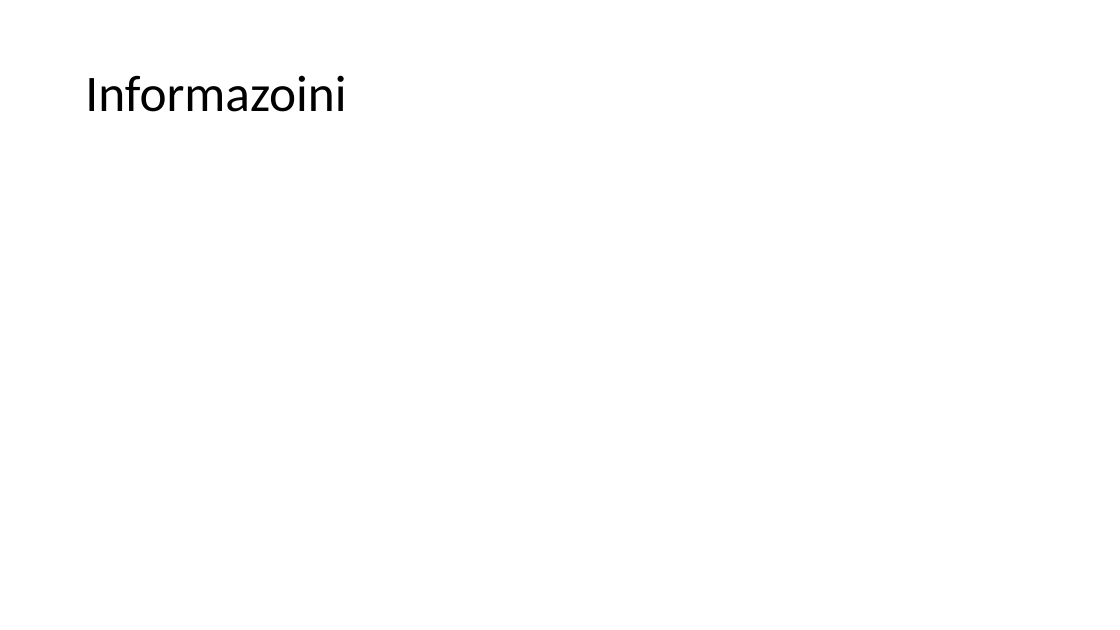
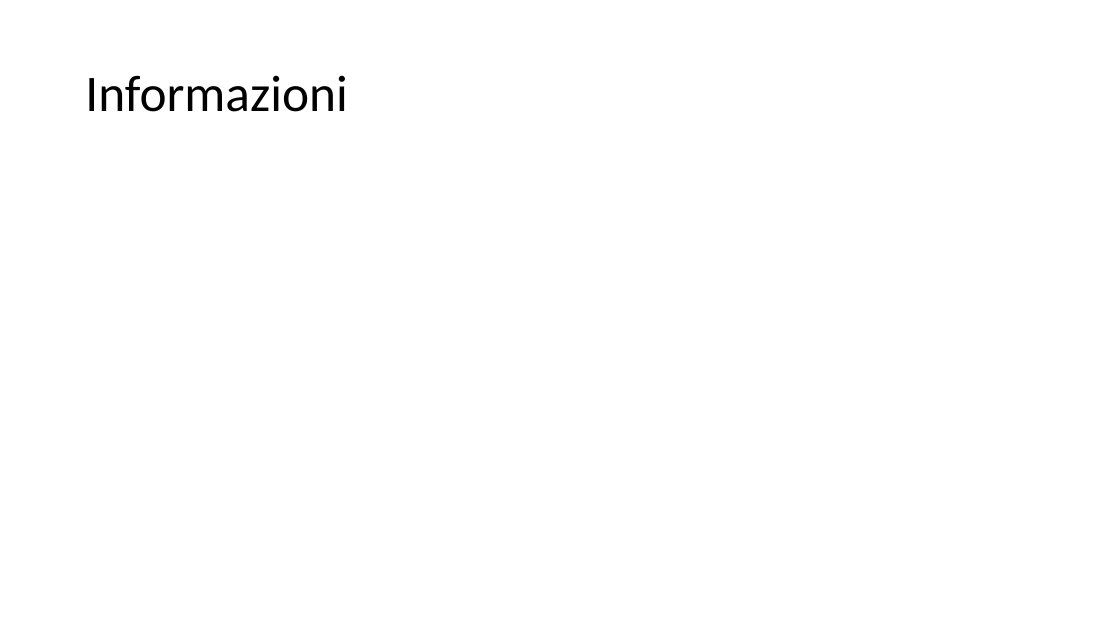
Before and after one commit to LuMug/DroneControlSystem, a slide deck: slide 3 of docs/Presentazione.pptx. Drawn at 1120x630 pixels with LibreOffice and Linux fonts; fonts in the diff are those of the drawing. Boxes give left, top, right and bottom in pixels: in the first picture for what was removed or moved away, otherwise in the second. Text is boxed around its words. In the diff, an @@ line names an element or a change of style, - is before the commit and + after.

```diff
--- a/docs/Presentazione.pptx
+++ b/docs/Presentazione.pptx
@@ title at box(85, 75, 347, 112): text changed @@
-Informazoini
+Informazioni
```
Also in this commit, not shown: 1 other slide changed.
